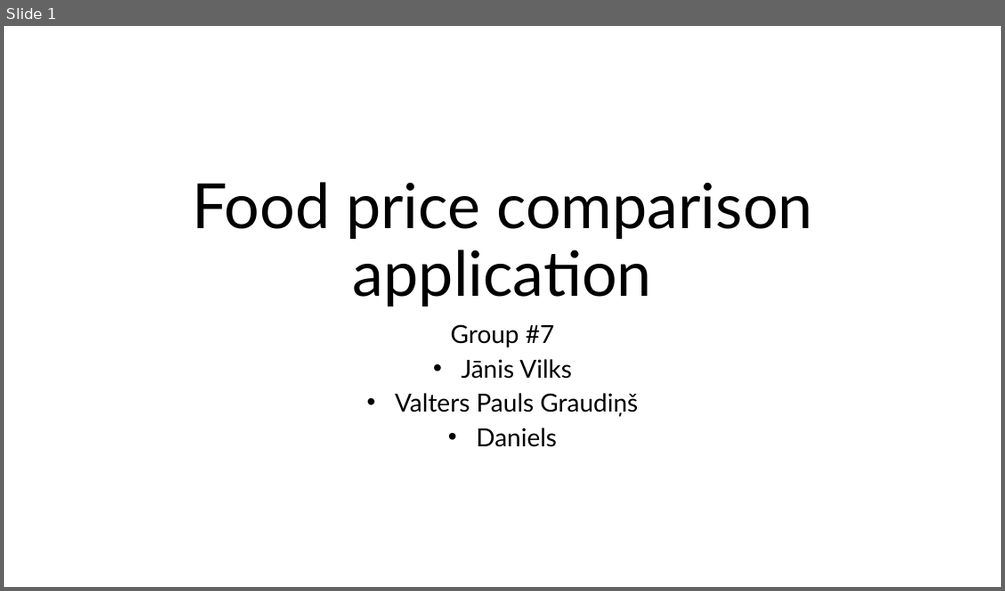
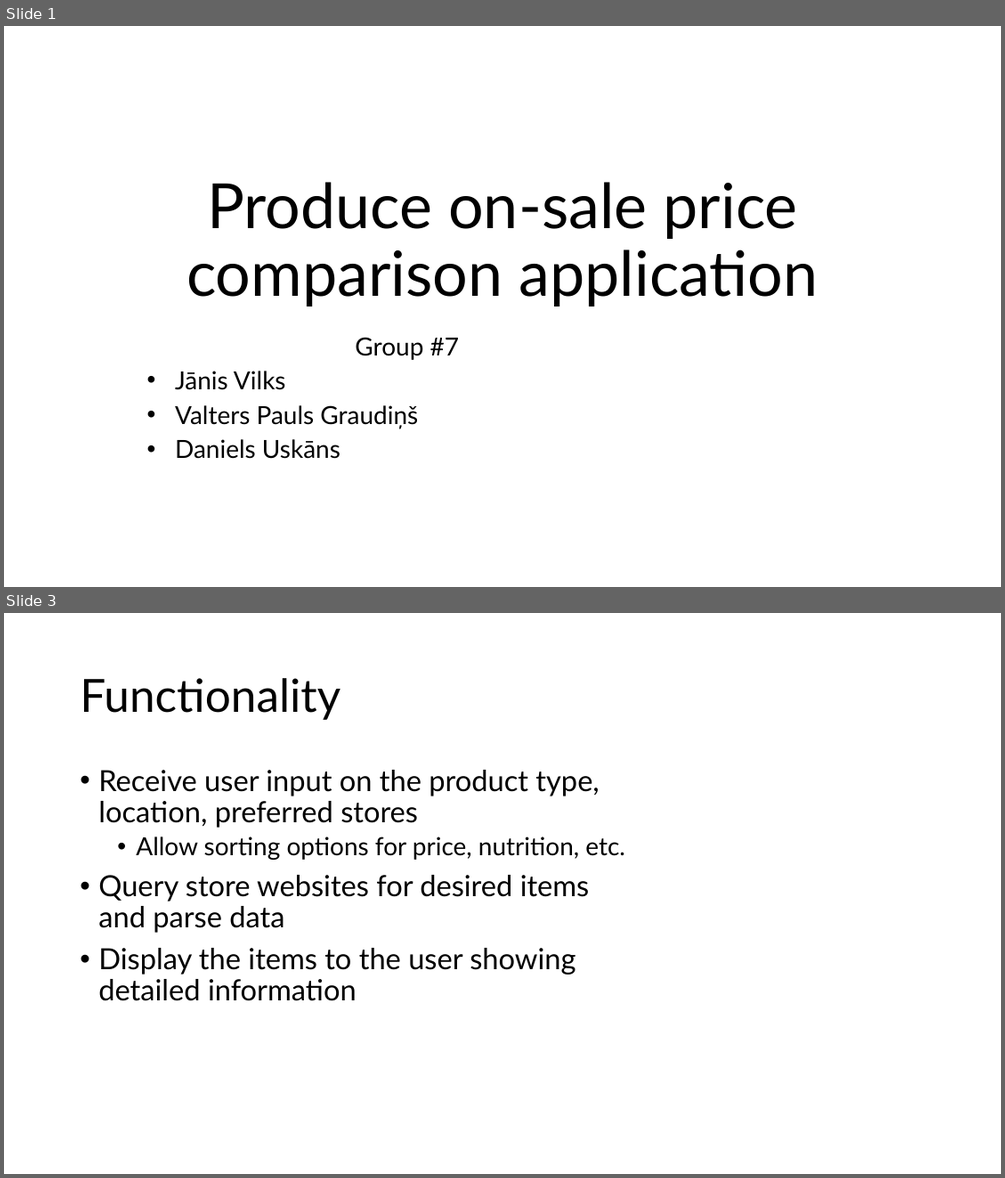
Before and after one commit to xe640/PY-oop, a slide deck: _via_pyuml2026_group07_pw1.pptx. Shown one above the other, each under a label of ours: slide 1 before the commit, slides 1 and 3 after it; the slides between them are not shown. The pictures are 1005x591 and 1005x1178 pixels, drawn with LibreOffice and Linux fonts; fonts in the diff are those of the drawing. Boxes give left, top, right and bottom in pixels: in the first picture for what was removed or moved away, otherwise in the second. Text is boxed around its words. In the diff, an @@ line names an element or a change of style, - is before the commit and + after.

```diff
--- a/_via_pyuml2026_group07_pw1.pptx
+++ b/_via_pyuml2026_group07_pw1.pptx
@@ slide 3 added at [4,613,1001,1174], background #FFFFFF @@
@@ title added at [80,678,340,720], 44 pt, text #000000 @@
+Functionality
@@ text added at [98,770,625,1001], 28 pt, text #000000 @@
+• Receive user input on the product type, location, preferred stores
+  • Allow sorting options for price, nutrition, etc.
+• Query store websites for desired items and parse data
+• Display the items to the user showing detailed information
@@ slide 1 changed as well @@
@@ title at [186,182,817,306]: text changed @@
-Food price comparison application
+Produce on-sale price comparison application
@@ subtitle "Group #7": place and size @@
-subtitle "Group #7" at [395,324,638,447]
+subtitle "Group #7" at [175,337,459,459]
@@ subtitle at [175,370,418,429]: alignment centre to left @@
@@ subtitle at [175,439,340,459]: text changed @@
-• Daniels
+• Daniels Uskāns
```
Also in this commit, not shown: 2 other slides changed, 1 other slide added, 2 slides removed, 1 other file.
